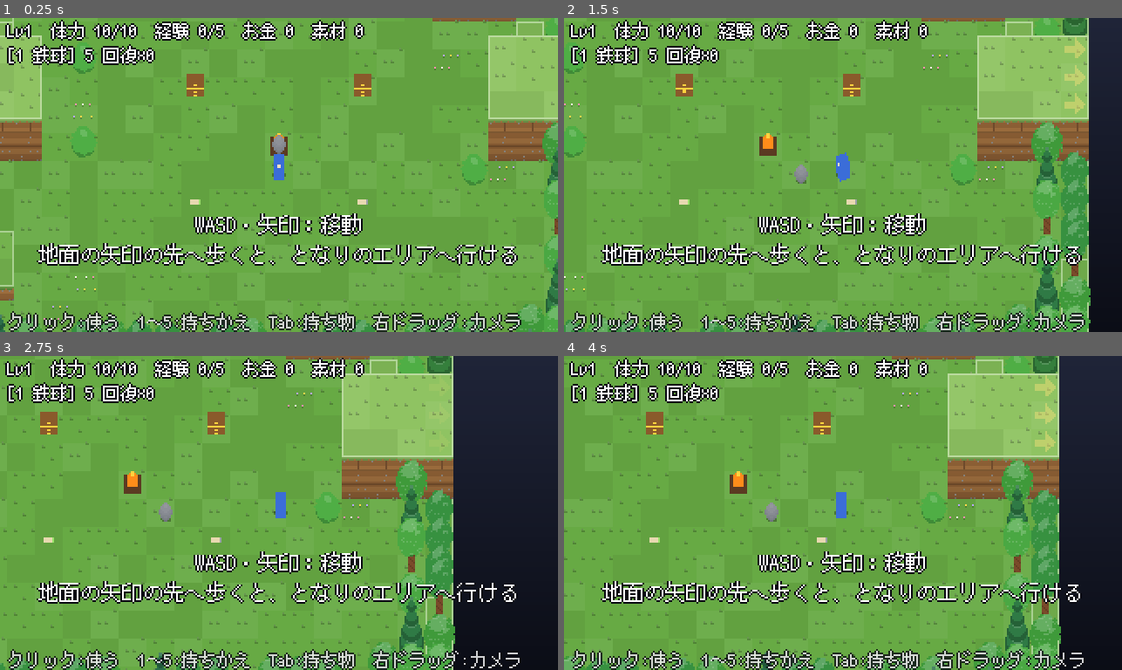
Above: before the commit, frames 1-4 (two rows, left to right).
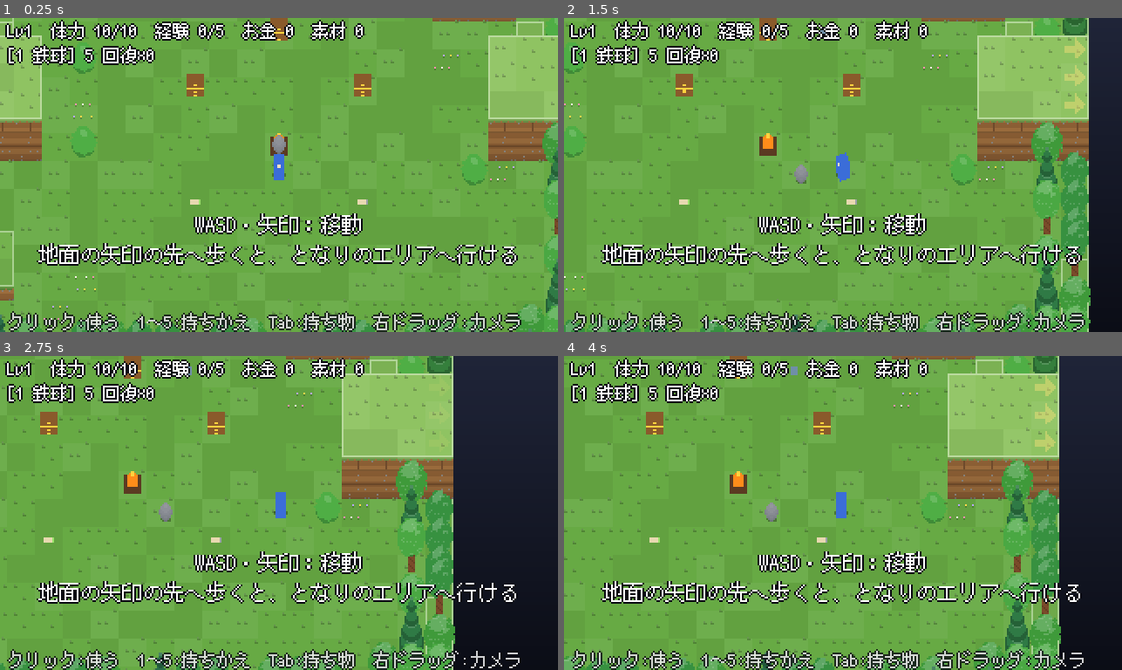
Above: after the commit, the same moments.

Repository: MiyazakiTakumi-724/dot-3d-game
Game: Godot game, scene res://scenes/field.tscn
Two runs of this game, one before a commit and one after it. Both use one fixed random seed, a clock stepped at 60 frames per second and the inputs below.
Inputs (mouse positions are in pixels of both pictures, inside the frame that each line leads up to):
- Up to frame 1 (0.25 s): no input
- Up to frame 2 (1.5 s): tap Enter at 0.5 s; move the mouse to (965, 159) at 0.52 s; hold Right 0.53-1.25 s; hold Shift 0.53-1.25 s; click (965, 159) at 0.67 s; drag from (731, 190) to (815, 237) at 1.27 s
- Up to frame 3 (2.75 s): move the mouse to (334, 443) at 2.02 s; hold Right from 2.03 s (still down); tap Ctrl at 2.1 s; click (334, 443) at 2.17 s
- Up to frame 4 (4 s): release Right at 2.75 s; drag from (815, 575) to (675, 465) at 2.77 s; tap Space at 3.5 s; move the mouse to (1010, 560) at 3.52 s; hold Left from 3.53 s (still down); tap 2 at 3.6 s; click (1010, 560) at 3.67 s

The runs differ from the first frame. In frame 1, 0.2% of the frame differs, in the area x 48-61%, y 0-8%; in frame 2, 0.1%; in frame 3, 0.1%; in frame 4, less than 0.1%.

Commit message:
feat: エアガン（狙った高さへまっすぐ、ホイールと敵に合わせる照準、押したまま連射、敵が弾を落とす）
野営地にエアガンの宝箱と弾40発を置いた。

Co-Authored-By: Claude Opus 5.5 <noreply@anthropic.com>
Claude-Session: https://claude.ai/code/session_01V8ZRqLWkvLDpNQ265CHHcT

Diff:
--- a/scripts/areas/camp.gd
+++ b/scripts/areas/camp.gd
@@ -62,4 +62,6 @@
 	[Vector2i(15, 8), RunState.PickupKind.BOW, 1],
 	[Vector2i(15, 12), RunState.PickupKind.ARROWS, 50],
 	[Vector2i(9, 12), RunState.PickupKind.POISON_ARROWS, 10],
+	[Vector2i(12, 6), RunState.PickupKind.GUN, 1],
+	[Vector2i(14, 6), RunState.PickupKind.AMMO, 40],
 ]
--- a/scripts/game/field.gd
+++ b/scripts/game/field.gd
@@ -59,6 +59,17 @@
 var _notice_time := 0.0
 var sword := Sword.new()
 var bow := Bow.new()
+var gun := AirGun.new()
+## エアガンの撃つ高さを、カーソルの下の地面から何段ずらすか（マウスホイール）
+var aim_offset := 0
+var _pellets: Array = []  # 飛んでいるエアガンの弾 [Pellet, StackSprite, ダメージ]
+## 敵の落とし物（このエリアにいる間だけ）[マス, 種類, 数, StackSprite]
+var _drops: Array = []
+var rng := RandomNumberGenerator.new()
+const AMMO_DROP_CHANCE := 0.4  ## 敵が弾を落とす確率【提案】
+const AMMO_DROP_AMOUNT := 5
+## エアガンの照準（狙う高さに浮かぶ輪）。地面の影は aim_marker
+var aim_reticle: StackSprite
 var _shots: Array = []  # 飛んでいる矢 [Arrow, StackSprite, ダメージ]
 var _arrow_blink := 0.0
 ## まだ作っていない、ほかのエリアのモデルの名前（遊んでいる間に少しずつ作る）
@@ -87,6 +98,18 @@
 	aim_marker.set_model(VoxelModel.box(Vector3i(6, 6, 1), Color(0, 0, 0, 0.35)))
 	aim_marker.force_hidden = true
 	add_child(aim_marker)
+	aim_reticle = StackSprite.new()
+	aim_reticle.camera = camera
+	aim_reticle.draw_bias = 4
+	aim_reticle.force_hidden = true
+	var ring := VoxelModel.new()
+	ring.size = Vector3i(8, 8, 1)  # 偶数の大きさにする（奇数だと真ん中に置いたとき半ピクセルずれて1列欠ける）
+	for i in 8:
+		for c in [Vector3i(i, 0, 0), Vector3i(i, 7, 0), Vector3i(0, i, 0), Vector3i(7, i, 0)]:
+			ring.set_voxel(c, Color("ff5050"))
+	aim_reticle.set_model(ring)
+	add_child(aim_reticle)
+	rng.randomize()
 
 	enter_area(Continent.START_AREA, Continent.START_CELL)
 	player.setup(map, rules, Continent.START_CELL, camera)
@@ -114,6 +137,8 @@
 	_enemy_index.clear()
 	_bullets.clear()
 	_shots.clear()
+	_pellets.clear()
+	_drops.clear()
 	bow.cancel()
 	_pickup_nodes.clear()
 	_gate_nodes.clear()
@@ -194,7 +219,7 @@
 		e.walker.forbidden = safe
 		e.shot.connect(_on_enemy_shot)
 		e.melee_hit.connect(_on_melee_hit.bind(e))
-		e.walker.died.connect(_on_enemy_died.bind(area.id, i, e.kind, lv))
+		e.walker.died.connect(_on_enemy_died.bind(area.id, i, e.kind, lv, e.walker))
 		_area_root.add_child(e)
 		enemies.append(e)
 		_enemy_index[e] = i
@@ -209,8 +234,10 @@
 			return true
 	return false
 
-func _on_enemy_died(area_id: String, index: int, kind: EnemyKind.Kind, level: int) -> void:
+func _on_enemy_died(area_id: String, index: int, kind: EnemyKind.Kind, level: int, w: EnemyWalker) -> void:
 	roster.kill(area_id, index)
+	if area_id == area.id and rng.randf() < AMMO_DROP_CHANCE:
+		spawn_drop(w.cell(), RunState.PickupKind.AMMO, AMMO_DROP_AMOUNT)
 	if run.on_enemy_killed(kind, level) > 0:
 		notice("レベル%d になった！\nTab：ポイントを振る" % run.stats.level)
 		apply_stats()
@@ -293,6 +320,7 @@
 	roster.tick(delta)
 	sword.update(delta)
 	bow.update(delta)
+	gun.update(delta)
 	player.mover.tick(delta)
 	if bow.charging and (hotbar.selected != Hotbar.Item.BOW or menu.is_open() or area_state.result != AreaState.Result.PLAYING):
 		bow.cancel()
@@ -306,6 +334,7 @@
 			respawn()
 		_step_bullets(delta)
 		_step_shots(delta)
+		_step_pellets(delta)
 		_step_poison(delta)
 		if area_state.result == AreaState.Result.PLAYING:
 			if player.hp <= 0 or player.mover.fell:
@@ -345,6 +374,13 @@
 		if is_instance_valid(e) and EnemyKind.contact(e.kind) and e.walker.touches(player.mover.pos, player.mover.height):
 			hurt_player(e.attack)
 			break
+	for i in range(_drops.size() - 1, -1, -1):
+		var d = _drops[i]
+		if RunState.can_reach_pickup(player.mover.pos, player.mover.height, d[0], map.get_height(d[0])):
+			run.take_drop(d[1], d[2])
+			d[3].queue_free()
+			_drops.remove_at(i)
+			_on_picked(d[1], d[2])
 	ball.rules_ball.try_pick_up(player.mover)
 	_sync_ball_rank()
 	var ex := world.exit_through(area.id, c, player.mover.edge_push)
@@ -354,7 +390,11 @@
 func _unhandled_input(event: InputEvent) -> void:
 	if area_state.result != AreaState.Result.PLAYING or is_switching():
 		return
-	if event is InputEventMouseButton and not event.pressed and event.button_index == MOUSE_BUTTON_LEFT:
+	if event is InputEventMouseButton and event.pressed and (event.button_index == MOUSE_BUTTON_WHEEL_UP or event.button_index == MOUSE_BUTTON_WHEEL_DOWN):
+		if hotbar.selected == Hotbar.Item.GUN:
+			change_aim_offset(1 if event.button_index == MOUSE_BUTTON_WHEEL_UP else -1)
+			get_viewport().set_input_as_handled()
+	elif event is InputEventMouseButton and not event.pressed and event.button_index == MOUSE_BUTTON_LEFT:
 		if bow.charging:
 			release_bow()
 			get_viewport().set_input_as_handled()
@@ -386,6 +426,8 @@
 			return swing_sword()
 		Hotbar.Item.BOW:
 			return start_bow()
+		Hotbar.Item.GUN:
+			return fire_gun()
 		Hotbar.Item.HEAL:
 			return use_heal()
 	return false
@@ -527,13 +569,108 @@
 
 ## 剣は左ボタンを押したままでも、振れるようになるたびに振る。
 func _hold_to_swing() -> void:
-	if hotbar.selected == Hotbar.Item.SWORD and not menu.is_open() and Input.is_mouse_button_pressed(MOUSE_BUTTON_LEFT):
+	var held := hotbar.selected == Hotbar.Item.SWORD or hotbar.selected == Hotbar.Item.GUN
+	if held and not menu.is_open() and Input.is_mouse_button_pressed(MOUSE_BUTTON_LEFT):
 		use_item()
+
+func change_aim_offset(d: int) -> void:
+	aim_offset = clampi(aim_offset + d, -AirGun.MAX_OFFSET, AirGun.MAX_OFFSET)
+
+## エアガンの狙い。画面の点 screen にカーソルがあるとき、撃つ先の点・高さの段・重なっている敵。
+## 敵の体にカーソルを重ねると、その敵の高さに自動で合う。そうでなければ、カーソルの下の地面の高さ＋ホイールの段。
+func gun_aim_at(screen: Vector2) -> Dictionary:
+	var best: Enemy = null
+	var best_d := 8.0
+	for e in enemies:
+		if is_instance_valid(e) and e.walker.alive:
+			var d := screen.distance_to(camera.world_to_screen(e.walker.pos, e.walker.height * StackSprite.LEVEL_PX + 4.0))
+			if d < best_d:
+				best_d = d
+				best = e
+	if best != null:
+		return {"point": best.walker.pos, "level": best.walker.height, "enemy": best}
+	var ground := camera.pick_ground(screen, map, MAX_HEIGHT)
+	var level := clampi(map.get_height(HeightMap.world_to_cell(ground)) + aim_offset, 0, MAX_HEIGHT)
+	return {"point": camera.screen_to_world(screen, level * StackSprite.LEVEL_PX), "level": level, "enemy": null}
+
+## エアガンを撃つ（押したままで連射）。狙った高さへまっすぐ飛ぶ。弾がなければ false。
+func fire_gun(screen = null) -> bool:
+	var eq := run.inventory.equipment
+	if eq.effective(Equipment.Slot.GUN) == 0:
+		return false
+	if run.inventory.ammo <= 0:
+		if gun.cooldown <= 0.0:
+			notice("弾がない", 1.5)
+		return false
+	var skills := run.stats.skills_in(PlayerStats.Stat.GUN)
+	if not gun.try_fire(skills >= 2):
+		return false
+	run.inventory.ammo -= 1
+	var aim := gun_aim_at(screen if screen != null else get_viewport().get_mouse_position())
+	var mv := player.mover
+	var p := Pellet.new()
+	p.aim(mv.pos, mv.height * StackSprite.LEVEL_PX + 5.0, aim["point"], aim["level"] * StackSprite.LEVEL_PX + 4.0, 1 if skills >= 1 else 0)
+	var dmg := Damage.gun(current_attack(), run.stats.points_in(PlayerStats.Stat.GUN))
+	var s := StackSprite.new()
+	s.camera = camera
+	s.sort_by_cell = true
+	s.sort_map = map
+	s.sort_radius = 2.0
+	s.draw_bias = 3
+	s.set_model(VoxelModel.box(Vector3i(2, 2, 2), Color("9fd8ff")))
+	_area_root.add_child(s)
+	_pellets.append([p, s, dmg])
+	_place_pellet(p, s)
+	return true
+
+func pellets_in_flight() -> int:
+	return _pellets.size()
+
+func _place_pellet(p: Pellet, s: StackSprite) -> void:
+	s.world_pos = p.pos
+	s.base_height = maxi(0, int(floor(p.z / StackSprite.LEVEL_PX)))
+	s.lift_px = p.z - s.base_height * StackSprite.LEVEL_PX
+	s.refresh()
+
+## エアガンの弾を進め、体に当たった敵（狙った高さの敵）にダメージ。墓石に当たれば壊す。
+func _step_pellets(delta: float) -> void:
+	for i in range(_pellets.size() - 1, -1, -1):
+		var p: Pellet = _pellets[i][0]
+		var s: StackSprite = _pellets[i][1]
+		var dmg: int = _pellets[i][2]
+		p.step(delta, map)
+		if p.alive and area_state.result == AreaState.Result.PLAYING:
+			for e in enemies:
+				if is_instance_valid(e) and e.walker.alive and p.hits_body(e.walker.pos, e.walker.height):
+					e.walker.take_damage(dmg)
+					_popup(e.walker.pos, e.walker.height, dmg, Color.WHITE)
+					p.alive = false
+					break
+		if not p.alive:
+			if run.grave != null and run.grave.area_id == area.id and p.hit_grave == run.grave.cell and area_state.result == AreaState.Result.PLAYING:
+				_remove_grave_marker()
+				run.break_grave()
+			s.queue_free()
+			_pellets.remove_at(i)
+			continue
+		_place_pellet(p, s)
+
+## 敵の落とし物を置く（このエリアにいる間だけ残る）。
+func spawn_drop(cell: Vector2i, kind: RunState.PickupKind, amount: int) -> void:
+	var s := _marker(cell, _pickup_model(kind), 1)
+	_drops.append([cell, kind, amount, s])
+
+func drops_left() -> int:
+	return _drops.size()
 
 func _on_picked(kind: RunState.PickupKind, amount: int) -> void:
 	match kind:
 		RunState.PickupKind.BOW:
 			notice("弓を手に入れた！\n3：持ちかえ　押して溜め、離して撃つ")
+		RunState.PickupKind.GUN:
+			notice("エアガンを手に入れた！\n4：持ちかえ　ホイール：撃つ高さ")
+		RunState.PickupKind.AMMO:
+			notice("弾 ×%d" % amount, 1.5)
 		RunState.PickupKind.ARROWS:
 			notice("矢 ×%d" % amount, 1.5)
 		RunState.PickupKind.POISON_ARROWS:
@@ -570,6 +707,18 @@
 		player.mover.facing = (target - player.mover.pos).normalized()
 	var show := playing and hotbar.selected == Hotbar.Item.IRON_BALL \
 		and ball.rules_ball.state == IronBall.State.HELD and IronBall.can_drop_at(target, map, player.mover.height)
+	var show_reticle := false
+	if playing and hotbar.selected == Hotbar.Item.GUN and run.inventory.equipment.effective(Equipment.Slot.GUN) > 0:
+		# エアガン：狙う高さに輪を浮かべ、その真下の地面に影を出す
+		var aim := gun_aim_at(get_viewport().get_mouse_position())
+		target = aim["point"]
+		var c := HeightMap.world_to_cell(target)
+		show = map.in_bounds(c)
+		show_reticle = show
+		aim_reticle.world_pos = target
+		aim_reticle.base_height = aim["level"]
+		aim_reticle.lift_px = 4.0
+	aim_reticle.force_hidden = not show_reticle
 	if playing and bow.charging:
 		# 弓を溜めている間は、今離したら矢が落ちる点（届かなければ手前）
 		target = Bow.landing(player.mover.pos, player.mover.height, _aim_point(), bow.rate(), map)
@@ -761,8 +910,10 @@
 			return VoxelModel.box(Vector3i(4, 4, 4), Color("a0785a"))
 		RunState.PickupKind.HEAL:
 			return VoxelModel.box(Vector3i(4, 4, 5), Color("ff6fa8"))
-		RunState.PickupKind.SWORD, RunState.PickupKind.BOW:
+		RunState.PickupKind.SWORD, RunState.PickupKind.BOW, RunState.PickupKind.GUN:
 			return _chest_model()
+		RunState.PickupKind.AMMO:
+			return VoxelModel.box(Vector3i(4, 3, 3), Color("6f8fa8"))
 		RunState.PickupKind.ARROWS, RunState.PickupKind.POISON_ARROWS:
 			var m := VoxelModel.box(Vector3i(6, 2, 2), Color("e8d9b0"))
 			var tip := Color("9be36b") if kind == RunState.PickupKind.POISON_ARROWS else Color("9aa0a8")
@@ -830,6 +981,10 @@
 			name = InventoryMenu.weapon_label(slot, eq.effective(slot))
 			if item == Hotbar.Item.BOW:
 				name += "(矢%d)" % _usable_arrows()
+			elif item == Hotbar.Item.GUN:
+				name += "(弾%d)" % run.inventory.ammo
+				if aim_offset != 0:
+					name += "高さ%+d" % aim_offset
 		var t := "%d %s" % [i + 1, name]
 		parts.append("[%s]" % t if item == hotbar.selected else " %s " % t)
 	return "".join(parts)
--- a/scripts/game/inventory_menu.gd
+++ b/scripts/game/inventory_menu.gd
@@ -84,7 +84,7 @@
 	_rank_box.position = Vector2(176, 42)
 	_rank_box.add_theme_constant_override("separation", 2)
 	_equip_root.add_child(_rank_box)
-	_items = _label(_equip_root, "", Vector2(176, 128))
+	_items = _label(_equip_root, "", Vector2(176, 120))
 
 func _build_stats_page() -> void:
 	_stats_root = _page_root()
@@ -211,7 +211,8 @@
 	if selected_slot == Equipment.Slot.BOW:
 		_add_arrow_choices()
 	var inv := run.inventory
-	_items.text = "回復 ×%d　素材 ×%d\nお金 %d" % [inv.heals, inv.materials, inv.money]
+	_items.text = "回復 ×%d　素材 ×%d\n矢 ×%d　毒矢 ×%d　弾 ×%d\nお金 %d" % [inv.heals, inv.materials,
+		inv.arrow_count(Arrow.Kind.NORMAL), inv.arrow_count(Arrow.Kind.POISON), inv.ammo, inv.money]
 
 func _refresh_stats() -> void:
 	var st := run.stats
--- /dev/null
+++ b/scripts/rules/air_gun.gd
@@ -0,0 +1,19 @@
+class_name AirGun
+extends RefCounted
+## エアガンの撃つ間隔（design.md 17.5）。1秒に4発、技能「速射」で6発。押したままで撃ち続ける。
+## 撃つ高さは、カーソルの下の地面の高さに、マウスホイールで足し引きした段数（敵にカーソルを重ねると、その敵の高さ）。
+
+const INTERVAL := 0.25
+const FAST_INTERVAL := 1.0 / 6.0
+const MAX_OFFSET := 3  ## ホイールで変えられる段数（上下それぞれ）
+
+var cooldown := 0.0
+
+func update(delta: float) -> void:
+	cooldown = maxf(0.0, cooldown - delta)
+
+func try_fire(fast: bool) -> bool:
+	if cooldown > 0.0:
+		return false
+	cooldown = FAST_INTERVAL if fast else INTERVAL
+	return true
--- a/scripts/rules/damage.gd
+++ b/scripts/rules/damage.gd
@@ -22,6 +22,10 @@
 static func bow(attack: int, rate: float, mult: float, points: int, lower_levels := 0) -> int:
 	return _floor(attack * rate * mult * (1.0 + points * 0.1) * (1.0 + maxi(0, lower_levels) * 0.5))
 
+## エアガン：攻撃力 × 0.4 ×（1 ＋ エアガンのポイント × 0.1）。高さによる上乗せはない。
+static func gun(attack: int, points: int) -> int:
+	return _floor(attack * 0.4 * (1.0 + points * 0.1))
+
 ## 敵の攻撃が主人公に与えるダメージ。簡単モードでは半分。
 static func enemy_hit(enemy_attack: int, easy := false) -> int:
 	return _floor(enemy_attack * (0.5 if easy else 1.0))
--- a/scripts/rules/gravestone.gd
+++ b/scripts/rules/gravestone.gd
@@ -12,3 +12,4 @@
 var equipment := {}
 ## 墓石に入った矢（Arrow.Kind → 数）
 var arrows := {}
+var ammo := 0
--- a/scripts/rules/inventory.gd
+++ b/scripts/rules/inventory.gd
@@ -8,6 +8,8 @@
 ## 武器と防具（強い鉄球は鉄球のランク2）
 var equipment := Equipment.new()
 
+## エアガンの弾の数
+var ammo := 0
 ## 矢の数（Arrow.Kind → 数）と、撃つ矢の種類（インベントリで選ぶ）
 var arrows := {}
 var arrow_kind: Arrow.Kind = Arrow.Kind.NORMAL
--- /dev/null
+++ b/scripts/rules/pellet.gd
@@ -0,0 +1,84 @@
+class_name Pellet
+extends RefCounted
+## エアガンの弾。撃った点から狙った点（高さも含めた3Dの点）へまっすぐ飛び、そのまま同じ傾きで進む。
+## 高さ z（px、地面の高さ×8が基準）が、そのマスの地面より低くなるか、壁に入ると止まる。
+## 跳弾（bounces が残っている）なら、壁で1回はね返る。墓石に当たると止まり、hit_grave にそのマスを入れる。
+
+const SPEED := 240.0
+const RANGE := 200.0  ## これだけ進むと消える（px）
+const HIT_RADIUS := 6.0
+const SUBSTEP := 2.0  ## 何pxごとにマスを調べるか
+const BODY_PX := 8.0  ## 敵の体の高さ（px）
+
+var pos: Vector2
+var z := 0.0
+var vel: Vector2
+var slope := 0.0  ## 1px進むごとの高さの変化
+var bounces := 0
+var alive := true
+var traveled := 0.0
+var hit_grave := Vector2i(-1, -1)
+
+## from（高さ from_z px）から target（高さ target_z px）へ向けて撃つ。
+func aim(from: Vector2, from_z: float, target: Vector2, target_z: float, ricochets := 0) -> void:
+	pos = from
+	z = from_z
+	var d := target - from
+	var dist := d.length()
+	if dist < 1.0:
+		d = Vector2.RIGHT
+		dist = 1.0
+	vel = d / dist * SPEED
+	slope = (target_z - from_z) / dist
+	bounces = ricochets
+	alive = true
+	traveled = 0.0
+
+func step(delta: float, map: HeightMap) -> void:
+	var left := SPEED * delta
+	while alive and left > 0.0:
+		var s := minf(SUBSTEP, left)
+		left -= s
+		_substep(s, map)
+
+func _substep(s: float, map: HeightMap) -> void:
+	var dir := vel.normalized()
+	var np := pos + dir * s
+	var nz := z + slope * s
+	var oc := HeightMap.world_to_cell(pos)
+	var nc := HeightMap.world_to_cell(np)
+	if not map.in_bounds(nc):
+		alive = false
+		return
+	if map.is_grave(nc):
+		hit_grave = nc
+		alive = false
+		return
+	if map.is_wall(nc):
+		if bounces <= 0:
+			alive = false
+			return
+		bounces -= 1
+		var flipped := false
+		if nc.x != oc.x and map.is_wall(Vector2i(nc.x, oc.y)):
+			vel.x = -vel.x
+			flipped = true
+		if nc.y != oc.y and map.is_wall(Vector2i(oc.x, nc.y)):
+			vel.y = -vel.y
+			flipped = true
+		if not flipped:
+			vel = -vel
+		return
+	if nz < map.get_height(nc) * 8.0:
+		alive = false  # 地面（崖の側面や、下へ向けて撃った先の地面）に当たった
+		return
+	pos = np
+	z = nz
+	traveled += s
+	if traveled >= RANGE:
+		alive = false
+
+## target に立つ、高さ target_h のものの体に当たっているか。
+func hits_body(target: Vector2, target_h: int) -> bool:
+	var base := target_h * 8.0
+	return alive and pos.distance_to(target) < HIT_RADIUS and z >= base - 1.0 and z <= base + BODY_PX + 1.0
--- a/scripts/rules/run_state.gd
+++ b/scripts/rules/run_state.gd
@@ -4,7 +4,7 @@
 ## 死んでも変わらないもの：拾い済みのもの、開けた扉、レベル・経験値・振り分け（stats）、お金の半分。
 
 ## 武器（SWORD など）の amount はランク
-enum PickupKind { MONEY, MATERIAL, HEAL, STRONG_BALL, SWORD, BOW, ARROWS, POISON_ARROWS }
+enum PickupKind { MONEY, MATERIAL, HEAL, STRONG_BALL, SWORD, BOW, ARROWS, POISON_ARROWS, GUN, AMMO }
 
 const ENEMY_MONEY := 10
 
@@ -35,6 +35,8 @@
 	g.equipment = inventory.equipment.take_for_grave()
 	g.arrows = inventory.arrows
 	inventory.arrows = {}
+	g.ammo = inventory.ammo
+	inventory.ammo = 0
 	inventory.money -= g.money
 	inventory.materials = 0
 	inventory.heals = 0
@@ -50,6 +52,7 @@
 	inventory.equipment.restore(grave.equipment)
 	for k in grave.arrows:
 		inventory.add_arrows(k, grave.arrows[k])
+	inventory.ammo += grave.ammo
 	grave = null
 
 ## 敵を倒したときのお金と経験値。上がったレベルの数を返す。
@@ -66,6 +69,11 @@
 	if _picked.has(id):
 		return false
 	_picked[id] = true
+	take_drop(kind, amount)
+	return true
+
+## 拾ったものを持ち物に入れる（敵の落とし物は拾い済みとして覚えないので、こちらを直接使う）。
+func take_drop(kind: PickupKind, amount: int) -> void:
 	match kind:
 		PickupKind.MONEY:
 			inventory.money += amount
@@ -83,7 +91,10 @@
 			inventory.add_arrows(Arrow.Kind.NORMAL, amount)
 		PickupKind.POISON_ARROWS:
 			inventory.add_arrows(Arrow.Kind.POISON, amount)
-	return true
+		PickupKind.GUN:
+			inventory.equipment.gain(Equipment.Slot.GUN, amount)
+		PickupKind.AMMO:
+			inventory.ammo += amount
 
 func is_picked(id: String) -> bool:
 	return _picked.has(id)
--- /dev/null
+++ b/tests/test_air_gun.gd
@@ -0,0 +1,99 @@
+extends GutTest
+## エアガン（design.md 5章・7章、17.5）。狙った高さへまっすぐ飛ぶ。1秒に4発。
+
+func _flat(w := 20, h := 5) -> HeightMap:
+	return HeightMap.new(Vector2i(w, h))
+
+func _fly(p: Pellet, m: HeightMap, seconds := 1.0) -> void:
+	var t := 0.0
+	while t < seconds and p.alive:
+		p.step(1.0 / 60, m)
+		t += 1.0 / 60
+
+func test_flies_straight_at_same_height():
+	var m := _flat()
+	var p := Pellet.new()
+	p.aim(Vector2(8, 40), 4.0, Vector2(100, 40), 4.0)
+	_fly(p, m, 0.2)
+	assert_true(p.alive)
+	assert_almost_eq(p.pos.y, 40.0, 0.01)
+	assert_almost_eq(p.z, 4.0, 0.01)
+
+func test_hits_body_only_at_its_height():
+	var p := Pellet.new()
+	p.aim(Vector2(0, 0), 4.0, Vector2(100, 0), 4.0)
+	assert_true(p.hits_body(Vector2(3, 0), 0))
+	assert_false(p.hits_body(Vector2(3, 0), 1))
+	assert_false(p.hits_body(Vector2(20, 0), 0))
+
+func test_stopped_by_higher_ground():
+	var m := _flat()
+	for y in 5:
+		m.set_height(Vector2i(4, y), 1)
+	var p := Pellet.new()
+	p.aim(Vector2(8, 40), 4.0, Vector2(150, 40), 4.0)
+	_fly(p, m)
+	assert_false(p.alive)
+	assert_lt(p.pos.x, 64.0 + 0.1)
+
+func test_shooting_down_from_a_ledge_reaches_lower_target():
+	var m := _flat()
+	for y in 5:
+		m.set_height(Vector2i(0, y), 2)
+	var p := Pellet.new()
+	# 2段の上から、6マス先の高さ0の敵の体（4px）を狙う
+	p.aim(Vector2(8, 40), 2 * 8 + 4.0, Vector2(104, 40), 4.0)
+	var hit := false
+	for i in 120:
+		p.step(1.0 / 60, m)
+		if p.hits_body(Vector2(104, 40), 0):
+			hit = true
+			break
+	assert_true(hit)
+
+func test_stopped_by_wall_without_ricochet():
+	var m := _flat()
+	m.set_wall(Vector2i(5, 2), true)
+	var p := Pellet.new()
+	p.aim(Vector2(8, 40), 4.0, Vector2(150, 40), 4.0)
+	_fly(p, m)
+	assert_false(p.alive)
+
+func test_ricochet_once_off_wall():
+	var m := _flat()
+	for y in 5:
+		m.set_wall(Vector2i(6, y), true)
+	var p := Pellet.new()
+	p.aim(Vector2(8, 40), 4.0, Vector2(150, 40), 4.0, 1)
+	_fly(p, m, 0.5)
+	assert_true(p.alive)
+	assert_lt(p.vel.x, 0.0)  # はね返って戻ってくる
+	assert_eq(p.bounces, 0)
+
+func test_grave_is_hit():
+	var m := _flat()
+	m.set_blocker(Vector2i(5, 2), HeightMap.Blocker.GRAVE)
+	var p := Pellet.new()
+	p.aim(Vector2(8, 40), 4.0, Vector2(150, 40), 4.0, 1)
+	_fly(p, m)
+	assert_false(p.alive)
+	assert_eq(p.hit_grave, Vector2i(5, 2))
+
+func test_range_limit():
+	var m := _flat(40)
+	var p := Pellet.new()
+	p.aim(Vector2(8, 40), 4.0, Vector2(600, 40), 4.0)
+	_fly(p, m, 3.0)
+	assert_false(p.alive)
+	assert_lt(p.pos.x, 8.0 + Pellet.RANGE + 3.0)
+
+func test_fire_rate_four_and_six_per_second():
+	var g := AirGun.new()
+	assert_true(g.try_fire(false))
+	assert_false(g.try_fire(false))
+	g.update(0.25)
+	assert_true(g.try_fire(false))
+	var fast := AirGun.new()
+	assert_true(fast.try_fire(true))
+	fast.update(1.0 / 6 + 0.001)
+	assert_true(fast.try_fire(true))
--- a/tests/test_damage.gd
+++ b/tests/test_damage.gd
@@ -40,3 +40,8 @@
 	assert_eq(Damage.bow(5, 0.3, 1.0, 0), 1)
 	assert_eq(Damage.bow(5, 1.0, 0.5, 0), 2)
 	assert_eq(Damage.bow(5, 1.0, 1.0, 0, 2), 10)  # 高所射撃で2段下
+
+## エアガン：攻撃力 × 0.4 ×（1 ＋ エアガンのポイント × 0.1）。初期状態で2（17.5）
+func test_gun():
+	assert_eq(Damage.gun(5, 0), 2)
+	assert_eq(Damage.gun(10, 5), 6)
--- a/tests/test_field.gd
+++ b/tests/test_field.gd
@@ -490,3 +490,71 @@
 	for i in 3:
 		f.run.stats.allocate(PlayerStats.Stat.BOW)
 	assert_true(f.menu.choose_arrow(Arrow.Kind.POISON))
+
+func _solo_enemy(m: HeightMap, cell: Vector2i) -> Enemy:
+	for e in f.enemies:
+		e.queue_free()
+	f.enemies.clear()
+	var e := Enemy.new()
+	e.setup(m, cell, Vector2.RIGHT, f.player, f.camera, EnemyKind.Kind.MELEE)
+	add_child_autofree(e)
+	e.set_process(false)
+	f.enemies.append(e)
+	return e
+
+func _use_map(m: HeightMap, cell: Vector2i) -> void:
+	f.map = m
+	f.player.mover.map = m
+	f.player.mover.place(cell)
+
+## 野営地でエアガンと弾を拾い、敵にカーソルを重ねて撃つと、その高さへまっすぐ飛んで当たる
+func test_gun_from_camp_auto_aims_enemy():
+	_get_camp_pickup(RunState.PickupKind.GUN)
+	_get_camp_pickup(RunState.PickupKind.AMMO)
+	assert_eq(f.run.inventory.ammo, 40)
+	assert_true(f.hotbar.select_slot(4, f.run.inventory.equipment))
+	var m := HeightMap.new(Vector2i(12, 3))
+	for y in 3:
+		m.set_height(Vector2i(1, y), 2)
+	_use_map(m, Vector2i(1, 1))
+	var e := _solo_enemy(m, Vector2i(6, 1))
+	var screen: Vector2 = f.camera.world_to_screen(e.walker.pos, e.walker.height * StackSprite.LEVEL_PX + 4.0)
+	var aim: Dictionary = f.gun_aim_at(screen)
+	assert_eq(aim["enemy"], e)
+	var hp: int = e.walker.hp
+	assert_true(f.fire_gun(screen))
+	assert_eq(f.run.inventory.ammo, 39)
+	for i in 60:
+		f._step_pellets(1.0 / 60)
+	assert_eq(hp - e.walker.hp, Damage.gun(5, 0))
+	assert_false(f.fire_gun(screen))  # 撃つ間隔
+
+## ホイールで撃つ高さを地面から上げ下げできる
+func test_wheel_offsets_aim_height():
+	f.run.inventory.equipment.gain(Equipment.Slot.GUN, 1)
+	f.hotbar.select_slot(4, f.run.inventory.equipment)
+	var screen := Vector2(200, 90)
+	var base: int = f.gun_aim_at(screen)["level"]
+	f.change_aim_offset(1)
+	assert_eq(f.gun_aim_at(screen)["level"], base + 1)
+	for i in 10:
+		f.change_aim_offset(1)
+	assert_eq(f.aim_offset, AirGun.MAX_OFFSET)
+
+func test_no_ammo_no_fire():
+	f.run.inventory.equipment.gain(Equipment.Slot.GUN, 1)
+	f.hotbar.select_slot(4, f.run.inventory.equipment)
+	assert_false(f.fire_gun(Vector2(200, 90)))
+	assert_string_contains(f.ui_message(), "弾がない")
+
+## 敵が落とした弾は拾える（エリアを出ると消える）
+func test_enemy_drop_ammo_and_pick():
+	var c := Continent.START_CELL + Vector2i(2, 0)
+	f.spawn_drop(c, RunState.PickupKind.AMMO, 5)
+	f.player.mover.place(c)
+	f._process(0.016)
+	assert_eq(f.run.inventory.ammo, 5)
+	assert_eq(f.drops_left(), 0)
+	f.spawn_drop(c, RunState.PickupKind.AMMO, 5)
+	_walk_out(_exit("camp", "hills"))
+	assert_eq(f.drops_left(), 0)
--- a/tests/test_run_state.gd
+++ b/tests/test_run_state.gd
@@ -170,3 +170,20 @@
 	assert_eq(inv.take_arrow(0), Arrow.Kind.NORMAL)  # 技能がないと毒矢は使えない
 	assert_eq(inv.take_arrow(1), Arrow.Kind.POISON)
 	assert_eq(inv.take_arrow(1), -1)
+
+## 弾も持ち物なので、死ぬと墓石に入る
+func test_ammo_goes_to_grave_and_pickups():
+	rs.collect("c:3", RunState.PickupKind.GUN, 1)
+	rs.collect("c:4", RunState.PickupKind.AMMO, 30)
+	assert_eq(rs.inventory.equipment.effective(Equipment.Slot.GUN), 1)
+	assert_eq(rs.inventory.ammo, 30)
+	var g := rs.on_death("hills", Vector2i(2, 2))
+	assert_eq([rs.inventory.ammo, g.ammo], [0, 30])
+	rs.break_grave()
+	assert_eq(rs.inventory.ammo, 30)
+
+## 敵の落とし物は拾い済みとして覚えない（何度でも拾える）
+func test_drop_pickup_not_remembered():
+	rs.take_drop(RunState.PickupKind.AMMO, 5)
+	rs.take_drop(RunState.PickupKind.AMMO, 5)
+	assert_eq(rs.inventory.ammo, 10)
Not shown, added: scripts/rules/air_gun.gd.uid
Not shown, added: scripts/rules/pellet.gd.uid
Not shown, added: tests/test_air_gun.gd.uid
Not shown, changed: CLAUDE.md
Not shown, changed: docs/design.md
